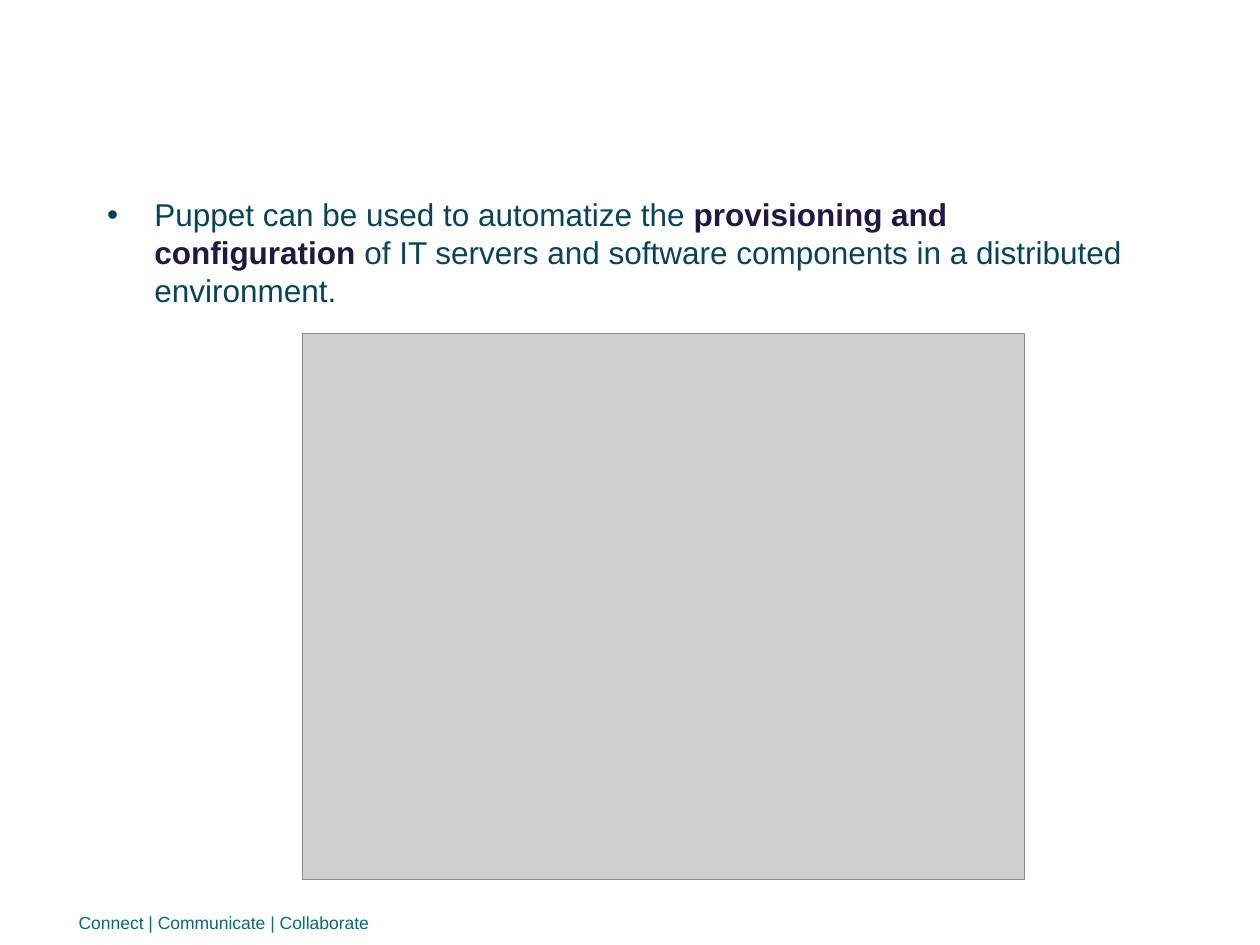
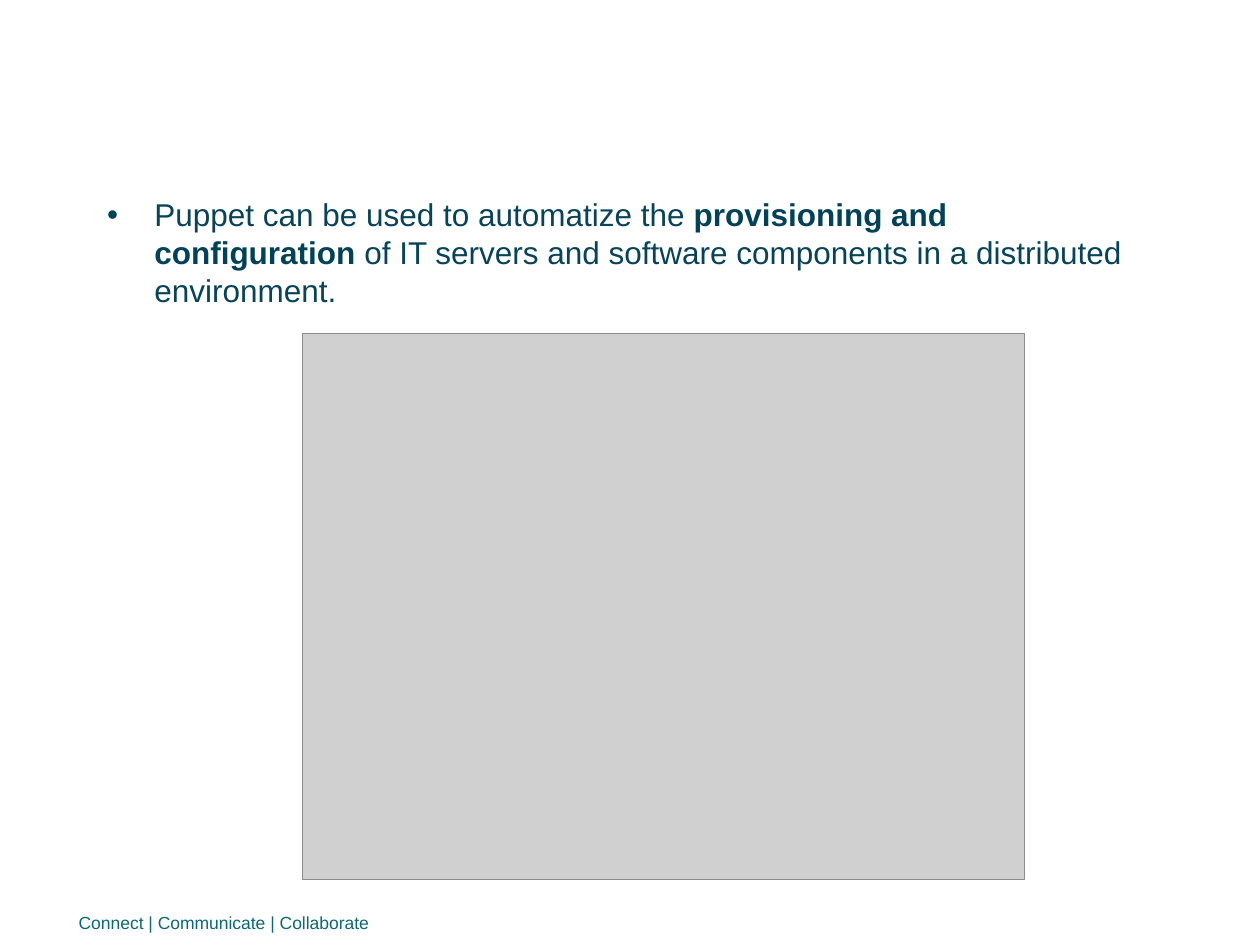
Before and after one commit to biancini/PuppetShowcaseDemo, a slide deck: slide 4 of presentation/Showcase on Puppet - Presentation.pptx. Drawn at 1260x945 pixels with LibreOffice and Linux fonts; fonts in the diff are those of the drawing; grey boxes stand for pictures; background and template pictures are left out. Boxes give left, top, right and bottom in pixels: in the first picture for what was removed or moved away, otherwise in the second. Text is boxed around its words. In the diff, an @@ line names an element or a change of style, - is before the commit and + after.

```diff
--- a/presentation/Showcase on Puppet - Presentation.pptx
+++ b/presentation/Showcase on Puppet - Presentation.pptx
@@ text "Puppet can be used to ..." at <box>154,203,1121,303</box>: text colour #221644 to #004359 in "provisioning and configuration" @@
```
Also in this commit, not shown: 5 other slides changed, 6 other files.
